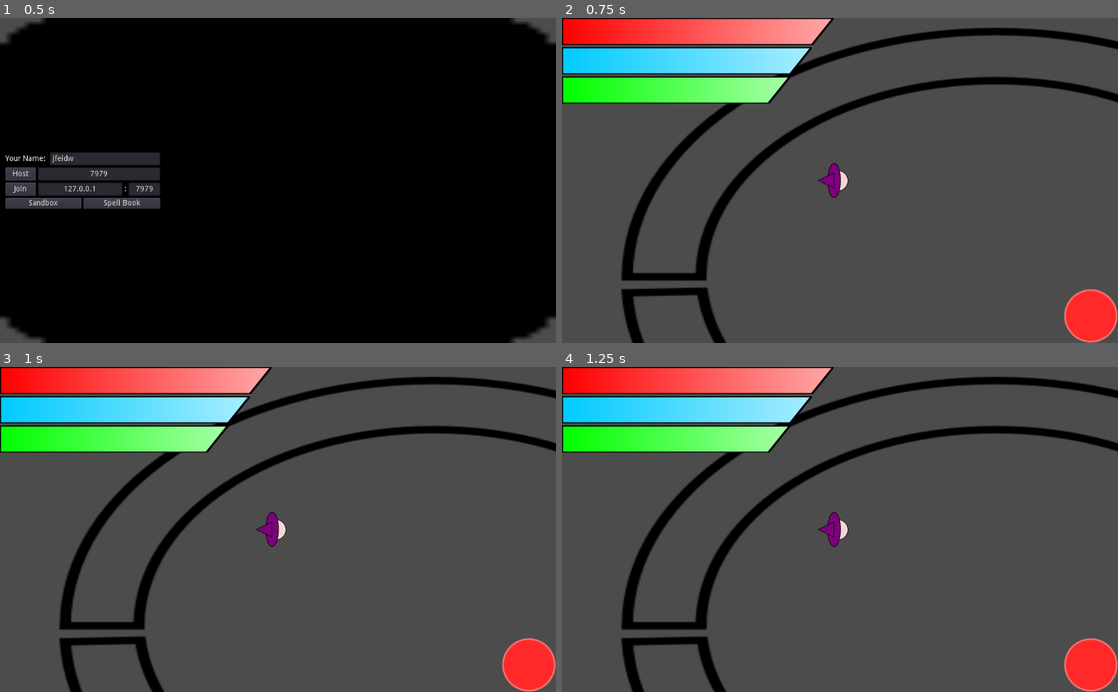
Above: before the commit, frames 1-4 (two rows, left to right).
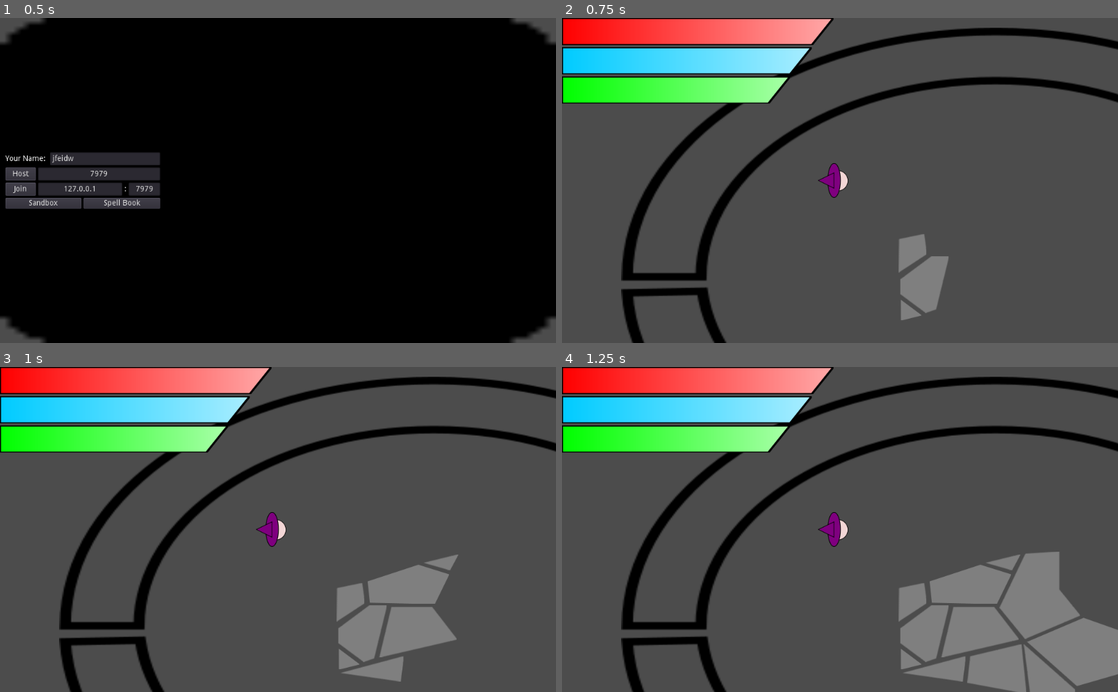
Above: after the commit, the same moments.

Repository: RevolNoom/wizarena
Game: Godot game, scene res://Screens/Menu/Menu.tscn
Same seed, same stepped clock (60 frames per second), same inputs: the game is played once before the commit and once after it. The engine's default icon, where the game draws it, is replaced by a stand-in: a white triangle on a blue panel in a dark square.
Inputs:
- Up to frame 1 (0.5 s): no input
- Up to frame 2 (0.75 s): click "Sandbox" at 0.5 s
- Up to frame 3 (1 s): no input
- Up to frame 4 (1.25 s): no input

Frame 1 is identical in both runs. In frame 2, 2.8% of the frame differs, in the area x 60-100%, y 66-100%; in frame 3, 6.0%; in frame 4, 11%, in the area x 60-100%, y 56-100%.

Commit message:
Add Telekinesis Spell

Diff:
--- a/Maps/Colliseum/Colliseum.tscn
+++ b/Maps/Colliseum/Colliseum.tscn
@@ -1,10 +1,14 @@
-[gd_scene load_steps=3 format=2]
+[gd_scene load_steps=4 format=2]
 
 [ext_resource path="res://Maps/Colliseum/Arena.tscn" type="PackedScene" id=1]
 [ext_resource path="res://Maps/Map.tscn" type="PackedScene" id=2]
+[ext_resource path="res://Spell/Seisme/RockSpawn.tscn" type="PackedScene" id=3]
 
 [node name="Colliseum" instance=ExtResource( 2 )]
 
 [node name="Arena" parent="." index="0" instance=ExtResource( 1 )]
 position = Vector2( 449, 329 )
 scale = Vector2( 2.76, 1.84 )
+
+[node name="RockSpawn" parent="." index="2" instance=ExtResource( 3 )]
+position = Vector2( 267, 342 )
--- a/Maps/Map.gd
+++ b/Maps/Map.gd
@@ -3,6 +3,7 @@
 class_name Map
 
 func LoadPlayers():
+	$RockSpawn.Spawn()
 	_players.clear()
 	var spawnpoint = 1
 	var players = Network._player.keys()
@@ -22,6 +23,8 @@
 		spawnpoint += 1
 
 
+
+
 func get_players():
 	return _players
 
--- a/Player/Player.tscn
+++ b/Player/Player.tscn
@@ -7,8 +7,7 @@
 [ext_resource path="res://Player/AstralTable.tscn" type="PackedScene" id=5]
 
 [node name="Player" instance=ExtResource( 1 )]
-collision_layer = 7
-collision_mask = 3
+collision_mask = 7
 script = ExtResource( 2 )
 
 [node name="Mana" parent="." index="3"]
--- a/Screens/GUI/GUI.tscn
+++ b/Screens/GUI/GUI.tscn
@@ -67,16 +67,8 @@
 texture_over = ExtResource( 11 )
 texture_progress = ExtResource( 12 )
 
-[node name="MarginContainer" type="MarginContainer" parent="."]
-anchor_top = 0.5
-anchor_right = 1.0
-anchor_bottom = 0.5
-mouse_filter = 2
-__meta__ = {
-"_edit_use_anchors_": false
-}
-
 [node name="Bottom" type="HBoxContainer" parent="."]
+visible = false
 margin_top = 500.0
 margin_right = 1024.0
 margin_bottom = 600.0
--- a/Spell/Seisme/Rock.gd
+++ b/Spell/Seisme/Rock.gd
@@ -1,6 +1,10 @@
 extends RigidBody2D
 
 export var damage = 10
+
+func _enter_tree():
+	SetDetectionMode()
+
 
 # In this mode, the rock only detects players that it'll
 # deal damage when it Erupt()
@@ -14,10 +18,9 @@
 		if player is Dummy:
 			DealDamage(player)
 
-	visible = true
 	set_deferred("collision_layer", GlobalSettings.PhysicLayer.OBJECT)
 	set_deferred("collision_mask", GlobalSettings.PhysicLayer.PLAYER | GlobalSettings.PhysicLayer.OBJECT | GlobalSettings.PhysicLayer.PROJECTILE)
-
+	visible = true
 
 func DealDamage(player):
 	player.get_node("Health").TakeDamage(damage)
--- a/Spell/Seisme/RockSpawn.gd
+++ b/Spell/Seisme/RockSpawn.gd
@@ -19,7 +19,6 @@
 
 func Spawn():
 	_spawnTimer = 0
-	_pacifiedWave = 0
 	_notYetEruptedRock = $SpawnPoint.get_children()
 	_notYetEruptedRock.invert()
 	for rock in _notYetEruptedRock:
@@ -28,6 +27,5 @@
 
 
 # A variable to keep references to all spawned rocks
-var _notYetEruptedRock : Array
-var _spawnTimer
-var _pacifiedWave
+var _notYetEruptedRock := Array([])
+var _spawnTimer = 0
--- a/Spell/Telekinesis/Telekinesis.gd
+++ b/Spell/Telekinesis/Telekinesis.gd
@@ -1,5 +1,14 @@
 extends Spell
 
+export var impulse = 1000
+
 func Activate(caster):
-	pass
-	#caster.AddProcessor(preload("res://Spell/Telekinesis/ThrowObject.tscn").instance())
+	caster.AddProcessor(preload("res://Spell/Telekinesis/ThrowObject.tscn").instance())
+
+# TODO: Self cleanup?
+# @0: Object Path
+# @1: Direction
+func Instantiate(customSpellArguments):
+	var objPath = customSpellArguments[0]
+	var direction = customSpellArguments[1]
+	get_node(objPath).apply_central_impulse(direction*impulse)
--- a/Spell/Telekinesis/Telekinesis.tscn
+++ b/Spell/Telekinesis/Telekinesis.tscn
@@ -8,6 +8,7 @@
 [node name="Telekinesis" instance=ExtResource( 1 )]
 script = ExtResource( 2 )
 description = "Choose an object in range and throw it in a direction, dealing damage"
+impulse = 1000
 
 [node name="Icon" parent="." index="1"]
 texture = ExtResource( 4 )
--- a/Spell/Telekinesis/ThrowObject.gd
+++ b/Spell/Telekinesis/ThrowObject.gd
@@ -1,7 +1,10 @@
 extends Area2D
 
 var _pickedObject = null
-export var impulse = 100
+onready var Mouse = $Mouse
+
+func GetPlayer():
+	return get_node_or_null("../..")
 
 
 func _on_ThrowObject_body_exited(body):
@@ -10,22 +13,27 @@
 
 
 func _unhandled_input(event):
+	get_tree().set_input_as_handled()
 	if event is InputEventMouseMotion:
-		$Mouse.position = event.position
-	elif event is InputEventMouseButton:# \
+		Mouse.global_position = Mouse.get_global_mouse_position()
+
+	elif event is InputEventMouseButton and event.is_pressed():# \
 		#or (event is InputEventKey and event.scancode = ord(' '):
 
+		#print("clicked")
+
 		if _pickedObject == null:
-			$Mouse.force_raycast_update()
-			_pickedObject = $Mouse.get_collider()
+			if Mouse.get_overlapping_bodies().size() == 0:
+				return
+
+			_pickedObject = Mouse.get_overlapping_bodies()[0]
 			if not _pickedObject in get_overlapping_bodies():
 				_pickedObject = null
 
 		else:
-			var direction = event.global_position - _pickedObject.global_position
-
-			# Need RPC here
-			_pickedObject.apply_central_impulse(direction.normalized() * impulse)
+			GetPlayer().rpc("CastSpell", "res://Spell/Telekinesis/Telekinesis.tscn",\
+								[_pickedObject.get_path(),
+								(Mouse.global_position - _pickedObject.global_position).normalized()])
 			CleanUp()
 
 
--- a/Spell/Telekinesis/ThrowObject.tscn
+++ b/Spell/Telekinesis/ThrowObject.tscn
@@ -1,10 +1,13 @@
-[gd_scene load_steps=4 format=2]
+[gd_scene load_steps=5 format=2]
 
 [ext_resource path="res://Spell/Telekinesis/ThrowObject.gd" type="Script" id=1]
 [ext_resource path="res://Player/AstralTable.svg" type="Texture" id=2]
 
 [sub_resource type="CircleShape2D" id=1]
 radius = 517.016
+
+[sub_resource type="RectangleShape2D" id=2]
+extents = Vector2( 5, 5 )
 
 [node name="ThrowObject" type="Area2D"]
 collision_layer = 0
@@ -20,6 +23,10 @@
 scale = Vector2( 2.76, 2.76 )
 texture = ExtResource( 2 )
 
-[node name="Mouse" type="RayCast2D" parent="."]
-cast_to = Vector2( 0, 1 )
+[node name="Mouse" type="Area2D" parent="."]
+collision_layer = 0
 collision_mask = 2
+monitorable = false
+
+[node name="CollisionShape2D" type="CollisionShape2D" parent="Mouse"]
+shape = SubResource( 2 )
--- /dev/null
+++ b/design/WorldBuilding/project_settings.tres
@@ -0,0 +1,20 @@
+[gd_resource type="Resource" load_steps=2 format=2]
+
+[ext_resource path="res://assets/file templates/editor_setting_system_template/project_settings_template.gd" type="Script" id=1]
+
+[resource]
+script = ExtResource( 1 )
+project_name = "MyWorld"
+project_version = ""
+date_of_creation = {
+"day": 22,
+"dst": false,
+"month": 10,
+"weekday": 6,
+"year": 2022
+}
+project_location = "/home/rev/Memory/Projects/Wizarena/design/WorldBuilding"
+shortcuts = {
+}
+visual_settings = {
+}
